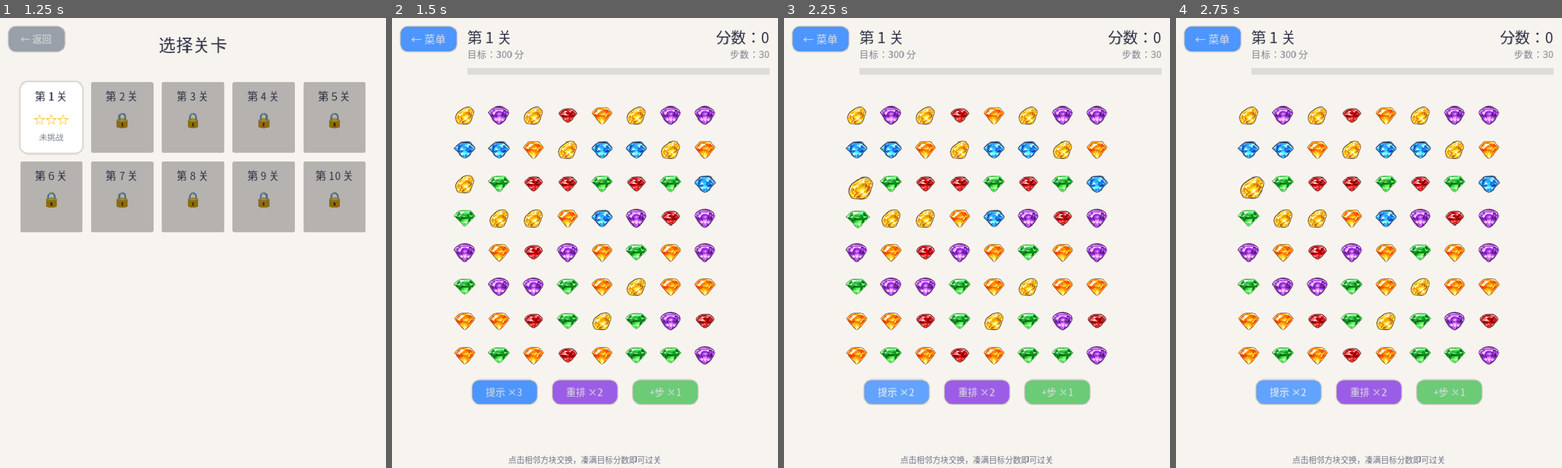
Above: before the commit, frames 1-4 (left to right).
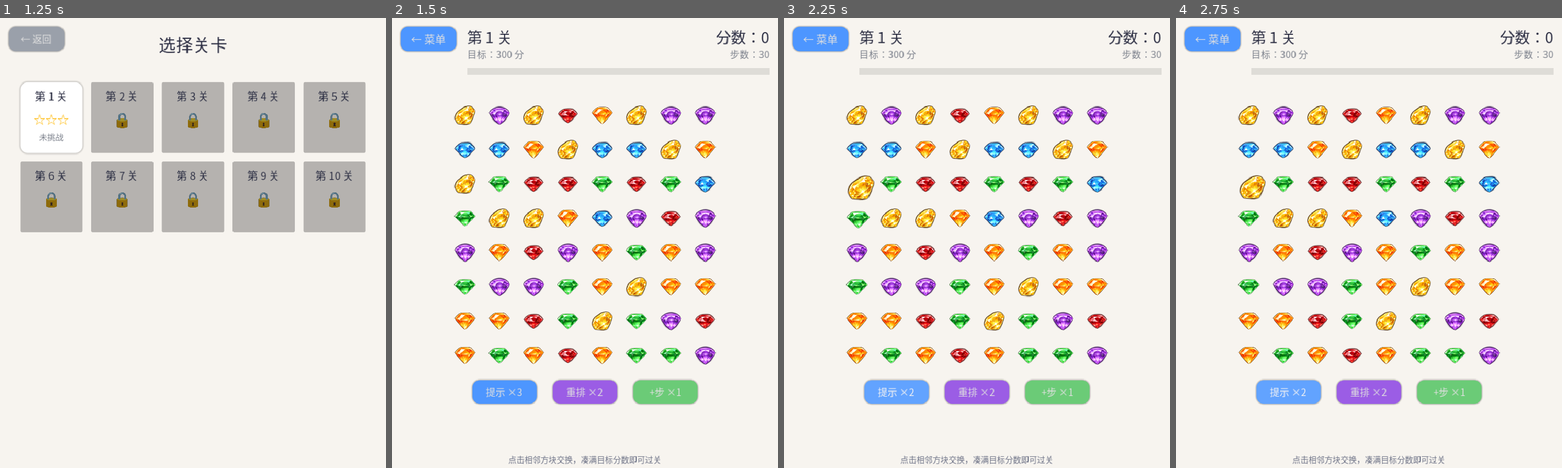
Above: after the commit, the same moments.

Repository: zhiyou007/match3
Game: Godot game, scene res://scenes/menu.tscn
Two runs of this game, one before a commit and one after it. Both use one fixed random seed, a clock stepped at 60 frames per second and the inputs below.
Inputs (mouse positions are in pixels of both pictures, inside the frame that each line leads up to):
- Up to frame 1 (1.25 s): click "开始游戏" at 0.5 s
- Up to frame 2 (1.5 s): click (442, 117) at 1.25 s
- Up to frame 3 (2.25 s): click "提示 ×3" at 2 s
- Up to frame 4 (2.75 s): no input

Frame 1 is identical in both runs. In frame 2, 5.2% of the frame differs, in the area x 15-84%, y 19-78%; in frame 3, 5.3%; in frame 4, 5.3%.

Commit message:
宝石图集化+体积优化：8色合并单图AtlasTexture分块读取，导出排除build/screenshots/assets_raw/test（119MB->104MB）

Diff:
--- a/scripts/main.gd
+++ b/scripts/main.gd
@@ -25,6 +25,9 @@
 var _gem_textures: Array = []    # 宝石纹理（与 COLORS 索引对应）
 var selected := Vector2i(-1, -1)
 var busy := false
+# 交换操作队列：消除动画进行中不锁输入，新操作入队依次执行
+var _swap_chain_running := false
+var _pending_swaps: Array = []
 var game_over := false
 var paused := false
 var score := 0
@@ -63,11 +66,18 @@
 
 func _load_gem_textures() -> void:
 	_gem_textures.clear()
+	# 图集：assets/atlas_gems.png（4x2，每格 128x128），用 AtlasTexture 分块读取
+	var atlas_path := "res://assets/atlas_gems.png"
+	var atlas: Texture2D = null
+	if ResourceLoader.exists(atlas_path):
+		atlas = load(atlas_path)
 	for i in COLORS.size():
-		var path := "res://assets/gem_%d.png" % i
 		var tex: Texture2D = null
-		if ResourceLoader.exists(path):
-			tex = load(path)
+		if atlas != null:
+			var at := AtlasTexture.new()
+			at.atlas = atlas
+			at.region = Rect2((i % 4) * 128, (i / 4) * 128, 128, 128)
+			tex = at
 		if tex == null:
 			tex = _fallback_cell_texture(COLORS[i])
 		_gem_textures.append(tex)
@@ -346,6 +356,8 @@
 	steps = max_steps
 	game_over = false
 	busy = false
+	_swap_chain_running = false
+	_pending_swaps.clear()
 	selected = Vector2i(-1, -1)
 	is_win = false
 	hints_left = 3
@@ -422,7 +434,7 @@
 
 
 func _use_hint() -> void:
-	if busy or game_over or hints_left <= 0:
+	if busy or _swap_chain_running or game_over or hints_left <= 0:
 		return
 	hints_left -= 1
 	hint_btn.text = "提示 ×%d" % hints_left
@@ -464,7 +476,7 @@
 
 
 func _use_shuffle() -> void:
-	if busy or game_over or shuffles_left <= 0:
+	if busy or _swap_chain_running or game_over or shuffles_left <= 0:
 		return
 	shuffles_left -= 1
 	shuffle_btn.text = "重排 ×%d" % shuffles_left
@@ -473,7 +485,7 @@
 
 
 func _use_add_steps() -> void:
-	if busy or game_over or steps_add_left <= 0:
+	if busy or _swap_chain_running or game_over or steps_add_left <= 0:
 		return
 	steps_add_left -= 1
 	steps_btn.text = "+步 ×%d" % steps_add_left
@@ -534,7 +546,7 @@
 			var c := press_cell
 			press_cell = Vector2i(-1, -1)
 			press_node = null
-			_try_swap(c, target)
+			_queue_swap(c, target)
 
 
 func _release_cell(gp: Vector2) -> void:
@@ -580,7 +592,7 @@
 		var diff := a - cell_p
 		if abs(diff.x) + abs(diff.y) == 1:
 			_set_selected(Vector2i(-1, -1))
-			_try_swap(a, cell_p)
+			_queue_swap(a, cell_p)
 		else:
 			_set_selected(cell_p)
 			_sfx("click")
@@ -602,8 +614,27 @@
 
 # ---------- 交换与消除 ----------
 
+func _queue_swap(a: Vector2i, b: Vector2i) -> void:
+	if game_over:
+		return
+	_pending_swaps.append([a, b])
+	if not _swap_chain_running:
+		_process_queue()
+
+
+func _process_queue() -> void:
+	_swap_chain_running = true
+	while not _pending_swaps.is_empty():
+		if game_over:
+			break
+		var pair: Array = _pending_swaps.pop_front()
+		await _try_swap(pair[0], pair[1])
+	_swap_chain_running = false
+
+
 func _try_swap(a: Vector2i, b: Vector2i) -> void:
-	busy = true
+	if game_over:
+		return
 	_swap_data(a, b)
 	var matches := _find_matches()
 	if not matches.is_empty():
@@ -630,7 +661,6 @@
 		t.tween_property(na, "position", _cell_pos(a), 0.1)
 		t.tween_property(nb, "position", _cell_pos(b), 0.1)
 		await t.finished
-	busy = false
 
 
 func _swap_data(a: Vector2i, b: Vector2i) -> void:
@@ -860,6 +890,8 @@
 func _win_level() -> void:
 	game_over = true
 	busy = false
+	_swap_chain_running = false
+	_pending_swaps.clear()
 	is_win = true
 	selected = Vector2i(-1, -1)
 	var gs := get_node_or_null("/root/GameState")
@@ -892,6 +924,8 @@
 func _lose_level() -> void:
 	game_over = true
 	busy = false
+	_swap_chain_running = false
+	_pending_swaps.clear()
 	is_win = false
 	selected = Vector2i(-1, -1)
 	overlay.visible = true
--- a/test/test_click_stress.gd
+++ b/test/test_click_stress.gd
@@ -37,7 +37,7 @@
 		m._on_cell_clicked(b)
 		clicks += 1
 		var waited := 0
-		while m.busy:
+		while m._swap_chain_running or not m._pending_swaps.is_empty():
 			await process_frame
 			waited += 1
 			if waited > 600:
--- /dev/null
+++ b/test/test_queue.gd
@@ -0,0 +1,94 @@
+extends SceneTree
+
+# 并发输入专项：消除动画进行中立即再入队一次操作，验证不锁输入、依次执行、棋盘干净
+var m: Control
+
+
+func _init() -> void:
+	call_deferred("_run")
+
+
+func _find_valid_pair() -> Array:
+	for y in m.grid:
+		for x in m.grid:
+			var a := Vector2i(x, y)
+			for d in [Vector2i(1, 0), Vector2i(0, 1)]:
+				var b: Vector2i = a + d
+				if b.x >= m.grid or b.y >= m.grid:
+					continue
+				m._swap_data(a, b)
+				var ok: bool = not m._find_matches().is_empty()
+				m._swap_data(a, b)
+				if ok:
+					return [a, d]
+	return []
+
+
+func _drag_pair(pair: Array) -> void:
+	var a: Vector2i = pair[0]
+	var d: Vector2i = pair[1]
+	var center: Vector2 = m._cell_pos(a) + Vector2(32, 32)
+	var target_pt: Vector2 = center + Vector2(d) * 30.0
+	var ev1 := InputEventMouseButton.new()
+	ev1.button_index = MOUSE_BUTTON_LEFT
+	ev1.pressed = true
+	ev1.position = center
+	ev1.global_position = center
+	m._input(ev1)
+	var ev2 := InputEventMouseMotion.new()
+	ev2.position = target_pt
+	ev2.global_position = target_pt
+	m._input(ev2)
+
+
+func _run() -> void:
+	m = load("res://scenes/main.tscn").instantiate()
+	root.add_child(m)
+	await process_frame
+	await process_frame
+
+	var p1 := _find_valid_pair()
+	var p2 := _find_valid_pair()
+	if p1.is_empty() or p2.is_empty():
+		print("QUEUE TEST FAIL: no valid moves")
+		quit(1)
+	var steps_before: int = m.steps
+
+	_drag_pair(p1)
+	await process_frame
+	await process_frame
+	# 此时第一个交换动画应正在播放（队列运行中），输入不能被锁
+	if not m._swap_chain_running:
+		print("QUEUE TEST FAIL: chain not running after first drag")
+		quit(1)
+	# 立即第二个操作
+	_drag_pair(p2)
+	var queued: bool = m._pending_swaps.size() > 0 or m._swap_chain_running
+	print("after 2nd drag: queue=", m._pending_swaps.size(), " chain=", m._swap_chain_running)
+
+	# 等待队列全部完成
+	var waited := 0
+	while m._swap_chain_running or not m._pending_swaps.is_empty():
+		await process_frame
+		waited += 1
+		if waited > 900:
+			print("QUEUE TEST FAIL: stuck")
+			quit(1)
+
+	# 验证：至少第一步有效（第二步入队时棋盘已变化，可能变为无效交换=正常回退）、
+	# 两次操作均执行完毕不卡死、棋盘干净无残留匹配
+	var steps_used: int = steps_before - m.steps
+	var leftover: Array = m._find_matches()
+	var mismatch := false
+	for y in m.grid:
+		for x in m.grid:
+			var idx: int = m.board[y][x]
+			var node: TextureRect = m.nodes[y][x]
+			if (node == null and idx >= 0) or (node != null and idx < 0) or (node != null and node.texture != m._gem_textures[idx]):
+				mismatch = true
+	if steps_used >= 1 and leftover.is_empty() and not mismatch and queued:
+		print("QUEUE TEST PASS: input not locked, 2 ops queued & finished, board clean (steps_used=", steps_used, ")")
+		quit(0)
+	else:
+		print("QUEUE TEST FAIL: steps_used=", steps_used, " leftover=", leftover.size(), " mismatch=", mismatch, " queued=", queued)
+		quit(1)
--- /dev/null
+++ b/tools/make_gems3.gd
@@ -0,0 +1,89 @@
+extends SceneTree
+
+# 宝石图集生成：统一 8 色宝石主体大小（最长边缩到统一尺寸、居中），合并为一张 atlas_gems.png
+# 输出 4x2 图集（每格 128x128，共 512x256），程序用 AtlasTexture region 分块读取
+const SRC_DIR := "C:/Users/Administrator/Doubao/chats/2026-09-12/new-chat/match3/assets_raw"
+const OUT := "C:/Users/Administrator/Doubao/chats/2026-09-12/new-chat/match3/assets/atlas_gems.png"
+const GEM := 128            # 单格尺寸
+const BODY := 96            # 宝石主体统一尺寸（占格子 75%）
+const COLS := 4
+const ROWS := 2
+
+
+func _init() -> void:
+	call_deferred("_run")
+
+
+func _keyout(src: Image) -> void:
+	# 抠黑：max(rgb) 越小越透明
+	var w := src.get_width()
+	var h := src.get_height()
+	for y in h:
+		for x in w:
+			var c: Color = src.get_pixel(x, y)
+			var mx := maxf(c.r, maxf(c.g, c.b))
+			if mx <= 0.16:
+				src.set_pixel(x, y, Color(c.r, c.g, c.b, 0.0))
+			elif mx < 0.38:
+				var a := (mx - 0.16) / 0.22
+				src.set_pixel(x, y, Color(c.r, c.g, c.b, a))
+
+
+func _alpha_bbox(src: Image) -> Rect2i:
+	# 计算不透明主体包围盒
+	var w := src.get_width()
+	var h := src.get_height()
+	var minx := w
+	var miny := h
+	var maxx := -1
+	var maxy := -1
+	for y in h:
+		for x in w:
+			if src.get_pixel(x, y).a > 0.05:
+				minx = mini(minx, x)
+				miny = mini(miny, y)
+				maxx = maxi(maxx, x)
+				maxy = maxi(maxy, y)
+	if maxx < 0:
+		return Rect2i(0, 0, w, h)
+	return Rect2i(minx, miny, maxx - minx + 1, maxy - miny + 1)
+
+
+func _extract_body(src: Image) -> Image:
+	# 抠出主体 → 等比缩放到 BODY 内 → 居中贴到 GEM 画布
+	var bbox := _alpha_bbox(src)
+	var body := src.get_region(bbox)
+	body.convert(Image.FORMAT_RGBA8)
+	# 等比缩放：最长边 = BODY
+	var longest := maxi(body.get_width(), body.get_height())
+	if longest > BODY:
+		var s := float(BODY) / float(longest)
+		body.resize(maxi(1, int(body.get_width() * s)), maxi(1, int(body.get_height() * s)), Image.INTERPOLATE_LANCZOS)
+	elif longest < BODY:
+		var s := float(BODY) / float(longest)
+		body.resize(maxi(1, int(body.get_width() * s)), maxi(1, int(body.get_height() * s)), Image.INTERPOLATE_LANCZOS)
+	# 居中贴到透明画布
+	var canvas := Image.create(GEM, GEM, false, Image.FORMAT_RGBA8)
+	canvas.fill(Color(0, 0, 0, 0))
+	var ox := (GEM - body.get_width()) / 2
+	var oy := (GEM - body.get_height()) / 2
+	canvas.blit_rect(body, Rect2i(0, 0, body.get_width(), body.get_height()), Vector2i(ox, oy))
+	return canvas
+
+
+func _run() -> void:
+	var atlas := Image.create(GEM * COLS, GEM * ROWS, false, Image.FORMAT_RGBA8)
+	atlas.fill(Color(0, 0, 0, 0))
+	for i in 8:
+		var src := Image.load_from_file(SRC_DIR + "/gem2_%d.jpeg" % i)
+		if src.is_empty():
+			print("LOAD FAILED gem2_", i)
+			quit(1)
+		src.convert(Image.FORMAT_RGBA8)
+		_keyout(src)
+		var cell := _extract_body(src)
+		atlas.blit_rect(cell, Rect2i(0, 0, GEM, GEM), Vector2i((i % COLS) * GEM, (i / COLS) * GEM))
+		print("gem_", i, " body size: ", cell.get_width(), "x", cell.get_height())
+	var ok := atlas.save_png(OUT)
+	print("atlas_gems.png saved=", ok, " ", atlas.get_width(), "x", atlas.get_height())
+	quit(0)
Binary file added: assets/atlas_gems.png
Not shown, added: assets/atlas_gems.png.import
Not shown, changed: export_presets.cfg
Not shown, added: test/test_queue.gd.uid
Not shown, added: tools/make_gems3.gd.uid
